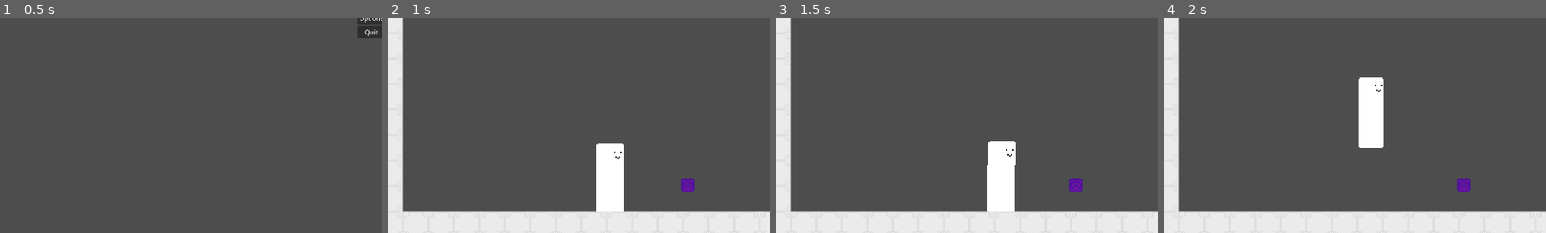
Above: before the commit, frames 1-4 (left to right).
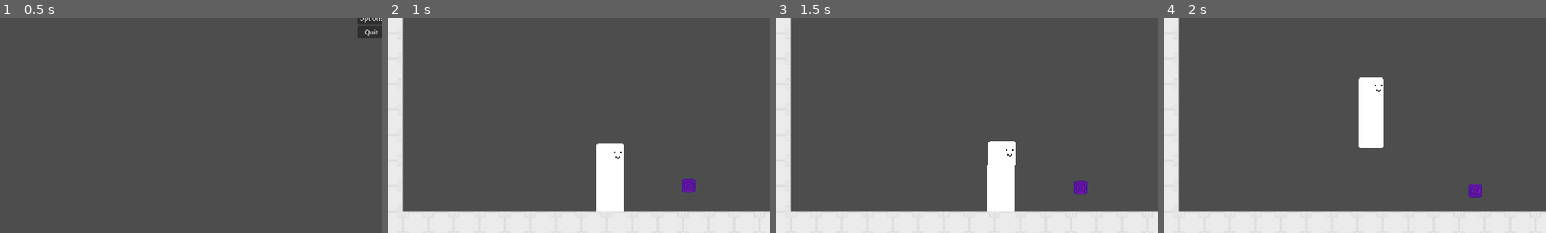
Above: after the commit, the same moments.

Repository: Mysteria0/To-Be-Name-Fighting-Game
Game: Godot game, scene res://menu.tscn
The game is run twice, just before and just after one commit, with the same random seed, the same clock (stepped at 60 frames per second) and the same inputs.
Inputs:
- Up to frame 1 (0.5 s): no input
- Up to frame 2 (1 s): click "Start" at 0.5 s
- Up to frame 3 (1.5 s): tap Enter at 1.25 s; hold D (move_right) from 1.28 s (still down); tap U (action_a) at 1.35 s
- Up to frame 4 (2 s): keep holding D (move_right); tap Q (move_leftup) at 1.52 s
The pictures show only the part of the screen within x 1-51%, y 50-100%; the shares and areas given below are measured in that part.

Frame 1 is identical in both runs. In frame 2, 0.1% of the frame differs, in the area x 76-81%, y 74-82%; in frame 3, 0.3%; in frame 4, 0.4%, in the area x 76-84%, y 74-84%.

Commit message:
Big changes on how the projectile is handled, fix previous commits bugs

Diff:
--- a/Player.tscn
+++ b/Player.tscn
@@ -129,7 +129,7 @@
 "speed": 5.0
 }]
 
-[node name="Player" type="CharacterBody2D" unique_id=560191563 node_paths=PackedStringArray("Hurt_State")]
+[node name="Player" type="CharacterBody2D" unique_id=560191563 node_paths=PackedStringArray("Hurt_State") groups=["Players"]]
 collision_layer = 2
 collision_mask = 3
 script = ExtResource("1_kpjcp")
--- a/Projectile.tscn
+++ b/Projectile.tscn
@@ -39,20 +39,17 @@
 "speed": 5.0
 }]
 
-[sub_resource type="RectangleShape2D" id="RectangleShape2D_e7peq"]
-size = Vector2(26, 28.5)
+[sub_resource type="RectangleShape2D" id="RectangleShape2D_7rt88"]
+size = Vector2(18.75, 19.25)
+
+[sub_resource type="RectangleShape2D" id="RectangleShape2D_8apua"]
+size = Vector2(17.5, 17.5)
 
 [node name="Projectile" type="RigidBody2D" unique_id=268982929]
-process_priority = 1
-process_physics_priority = 1
-collision_layer = 4
-collision_mask = 6
 collision_priority = 2.0
 gravity_scale = 0.0
 lock_rotation = true
-freeze = true
 freeze_mode = 1
-custom_integrator = true
 contact_monitor = true
 max_contacts_reported = 4
 script = ExtResource("1_e7peq")
@@ -61,8 +58,17 @@
 sprite_frames = SubResource("SpriteFrames_e7peq")
 animation = &"Explode"
 
-[node name="CollisionShape2D" type="CollisionShape2D" parent="." unique_id=628955454]
-shape = SubResource("RectangleShape2D_e7peq")
-debug_color = Color(0.8927792, 0.20835721, 0.61766946, 0.41960785)
+[node name="Area2D" type="Area2D" parent="." unique_id=1047168147]
+collision_layer = 4
+collision_mask = 6
+
+[node name="Hitbox" type="CollisionShape2D" parent="Area2D" unique_id=1241023939]
+shape = SubResource("RectangleShape2D_7rt88")
+debug_color = Color(0.9174988, 0.17165133, 0.5597732, 0.41960785)
+
+[node name="CollisionBox" type="CollisionShape2D" parent="." unique_id=51507377]
+shape = SubResource("RectangleShape2D_8apua")
+debug_color = Color(0.65457684, 0.5179122, 0, 0.41960785)
 
 [connection signal="animation_finished" from="Sprite2D" to="." method="_on_sprite_2d_animation_finished"]
+[connection signal="body_entered" from="Area2D" to="." method="_on_area_2d_body_entered"]
--- a/Scripts/Projectile enemy/projectile.gd
+++ b/Scripts/Projectile enemy/projectile.gd
@@ -11,7 +11,7 @@
 ## How many times the projectile can hit a valid target before it dissapears
 @export var projectileHits : int
 ## how fast and what direction the projectile goes across the screen
-@export var projectileMovementvector : Vector2i
+@export var projectileMovementvector : Vector2
 
 ## Knockback dealt to target on grounded hit. negative value to push away, positive value to pull in. Number should be bigger than expected due to friction
 @export var KnockbackOnGroundhit : Vector2i
@@ -30,26 +30,26 @@
 	if disabledtimer > 0:
 		disabledtimer -= 1
 	elif disabledtimer == 0:
-		$CollisionShape2D.set_deferred("disabled", false)
+		$Area2D/Hitbox.set_deferred("disabled", false)
 		disabledtimer = -1
 
-func _integrate_forces(state: PhysicsDirectBodyState2D) -> void:
-	state.transform.origin = global_position
+
 
 func _physics_process(delta: float) -> void:
-	apply_force(projectileMovementvector)
+	apply_central_force(projectileMovementvector)
 
-
-func _on_body_entered(body: Node) -> void:
-	if !dead and body != TileMapLayer:
-		$CollisionShape2D.set_deferred("disabled", true)
-		disabledtimer = Hitstop+1
-		%Player.Player_hit(projectileDamage,Hitstop,HitstunOnGroundhit,HitstunOnAirhit,KnockbackOnGroundhit,KnockbackOnAirhit)
-	projectileHits -= 1
-	if projectileHits <= 0:
-		$Sprite2D.play("Explode")
-		dead = true
 
 
 func _on_sprite_2d_animation_finished() -> void:
 	queue_free()
+
+
+func _on_area_2d_body_entered(body: Node2D) -> void:
+	if !dead and body != $CollisionBox and body.is_in_group("Players"):
+		$Area2D/Hitbox.set_deferred("disabled", true)
+		disabledtimer = Hitstop+1
+		%Player.Player_hit(projectileDamage,Hitstop,HitstunOnGroundhit,HitstunOnAirhit,KnockbackOnGroundhit,KnockbackOnAirhit)
+		projectileHits -= 1
+	if projectileHits <= 0:
+		$Sprite2D.play("Explode")
+		dead = true
--- a/main.tscn
+++ b/main.tscn
@@ -39,8 +39,8 @@
 HitstunOnGroundhit = 14
 HitstunOnAirhit = 30
 Hitstop = 4
-projectileHits = 1
-projectileMovementvector = Vector2i(-32, 32)
+projectileHits = 999
+projectileMovementvector = Vector2(30, 15)
 KnockbackOnGroundhit = Vector2i(-400, -300)
 KnockbackOnAirhit = Vector2i(-400, -300)
 
--- a/project.godot
+++ b/project.godot
@@ -30,6 +30,10 @@
 [global]
 
 frames=false
+
+[global_group]
+
+Players=""
 
 [input]
 
